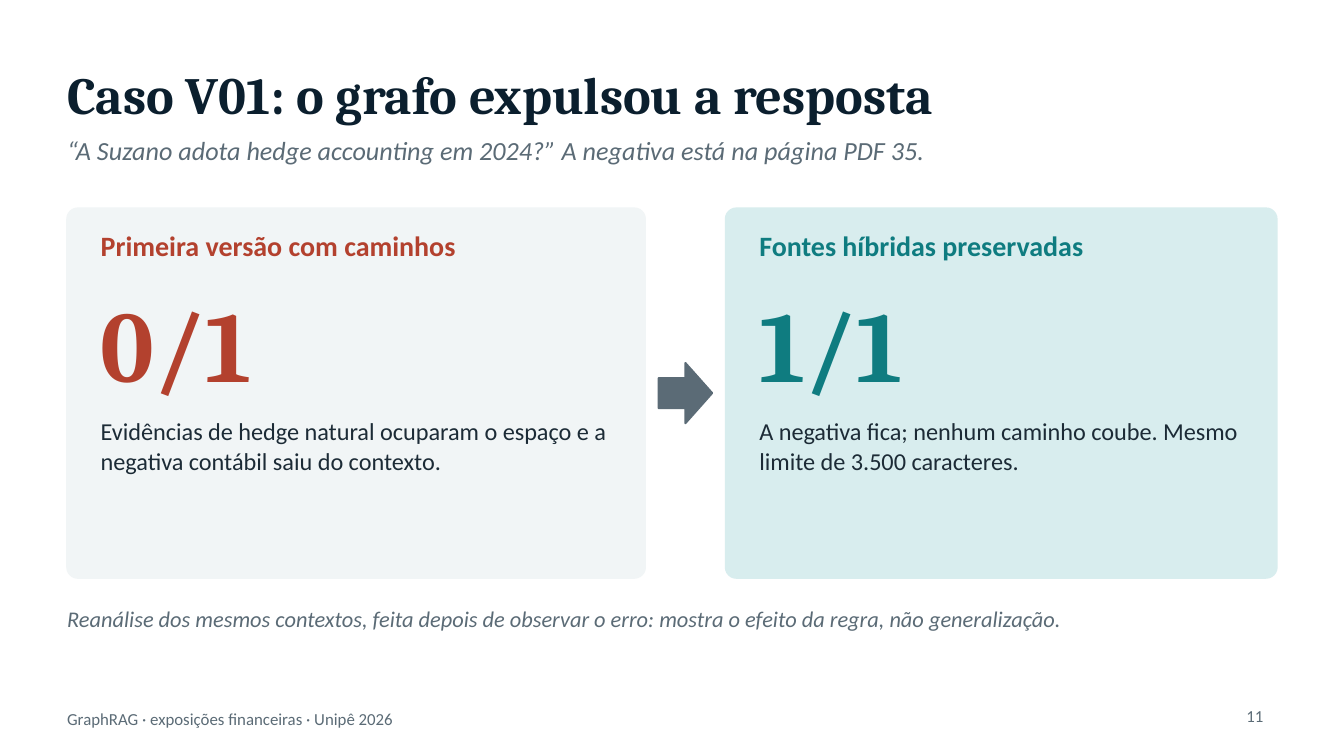
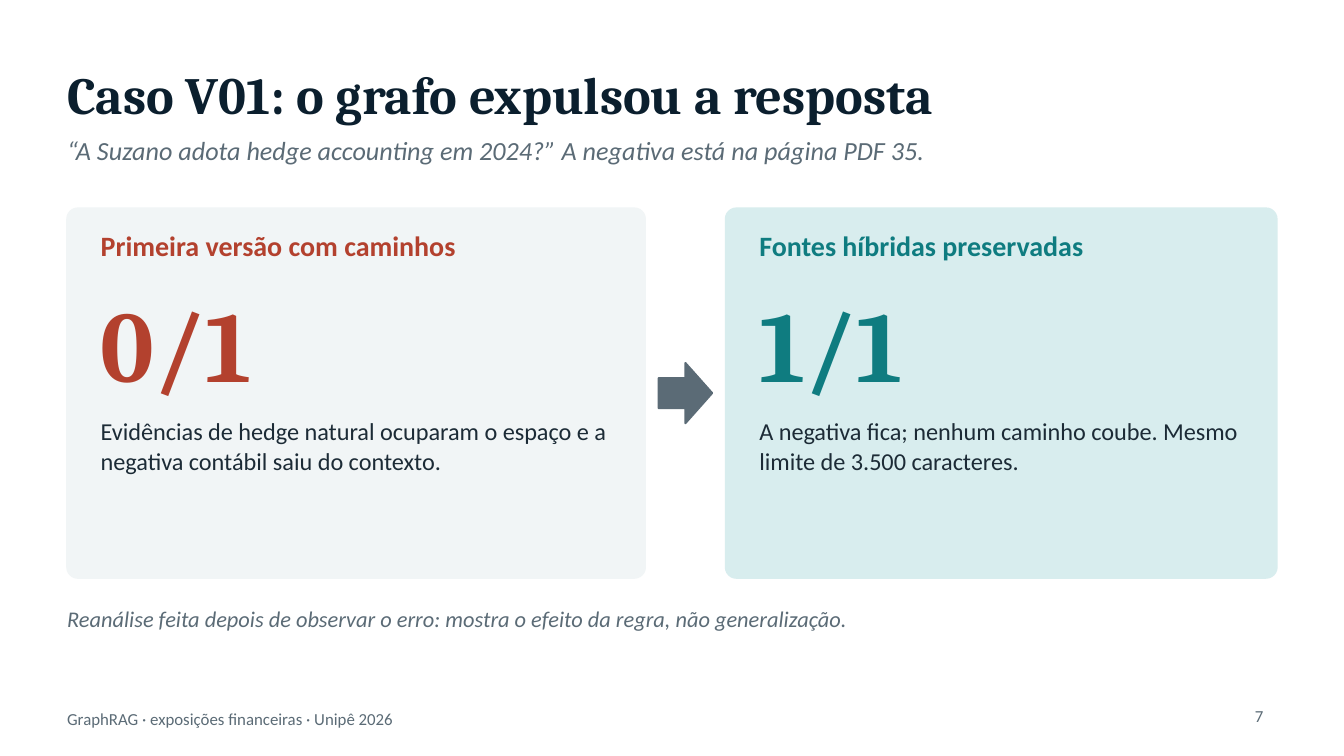
Before and after one commit to victort01/graphrag-riscos-financeiros, a slide deck: slide 7 of docs/apresentacao/apresentacao-revisao.pptx (slide 11 before the commit). Drawn at 1344x756 pixels with LibreOffice and Linux fonts; fonts in the diff are those of the drawing. Boxes give left, top, right and bottom in pixels: in the first picture for what was removed or moved away, otherwise in the second. Text is boxed around its words. In the diff, an @@ line names an element or a change of style, - is before the commit and + after.

```diff
--- a/docs/apresentacao/apresentacao-revisao.pptx
+++ b/docs/apresentacao/apresentacao-revisao.pptx
@@ text at box(67, 611, 847, 631): text changed @@
-Reanálise dos mesmos contextos, feita depois de observar o erro: mostra o efeito da regra, não generalização.
+Reanálise feita depois de observar o erro: mostra o efeito da regra, não generalização.
@@ page number at box(1255, 711, 1264, 722): text changed @@
-11
+7
```
Also in this commit, not shown: 6 other slides changed, 1 slide added, 7 slides removed, 4 other files.
